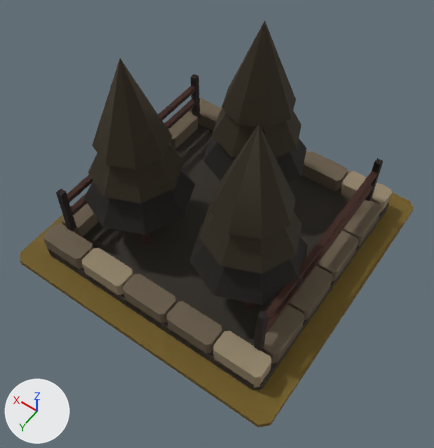
Two versions of the glTF model art/whisper-grove_t3/whisper-grove_t3.glb, one commit apart.
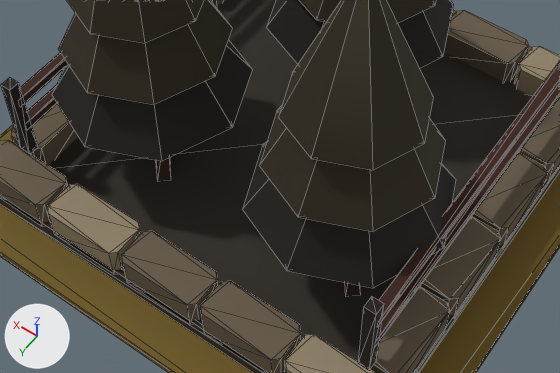
Each version appears first whole from a 50 mm lens placed at (-1.7, 2.46, 3.95), pointed at (-0.17, 0.32, 0.59), and next in a close-up on the part from 13% to 84% of the width and 33% to 79% of the height. Lighting does not change. The marker at lower left points along +X, +Y and +Z. The older version's two pictures come first. The close-ups show mesh edges as thin lines.

The older version as bpy lines, for what is in view:
```python
me_mmr___whisper_grove___t03_architecture_mesh_001 = bpy.data.meshes.new('MMR | whisper-grove | T03 Architecture Mesh.001')
me_mmr___whisper_grove___t03_architecture_mesh_001.from_pydata(...)  # 587 vertices, 970 faces; spans x -1.0..1.0, y -1.0..1.0, z 0.0..1.7
me_mmr___whisper_grove___t03_architecture_mesh_001.materials.append(mat_mmr___shared_palette_atlas)  # picture img_mmr_shared_color_palette_64
me_mmr___whisper_grove___tier_03_ground_mesh_001 = bpy.data.meshes.new('MMR | whisper-grove | Tier 03 Ground Mesh.001')
me_mmr___whisper_grove___tier_03_ground_mesh_001.from_pydata(...)  # 16 vertices, 28 faces; spans x -1.17..1.17, y -1.17..1.17, z -0.05..0.0
me_mmr___whisper_grove___tier_03_ground_mesh_001.materials.append(mat_mmr___shared_palette_atlas)  # picture img_mmr_shared_color_palette_64
ob_mmr___whisper_grove___t03_architecture_001 = bpy.data.objects.new('MMR | whisper-grove | T03 Architecture.001', me_mmr___whisper_grove___t03_architecture_mesh_001)
ob_mmr___whisper_grove___t03_architecture_001.location = (0.0, 0.0, 0.05)
ob_mmr___whisper_grove___tier_03_ground_001 = bpy.data.objects.new('MMR | whisper-grove | Tier 03 Ground.001', me_mmr___whisper_grove___tier_03_ground_mesh_001)
ob_mmr___whisper_grove___tier_03_ground_001.location = (0.0, 0.0, 0.05)
```
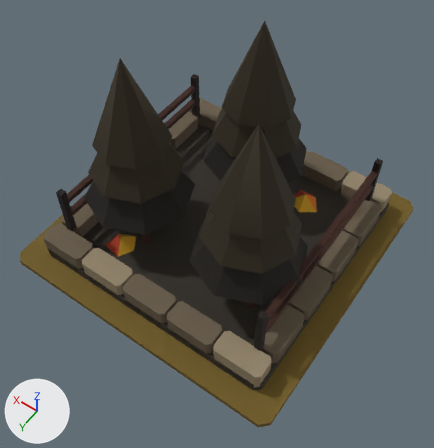
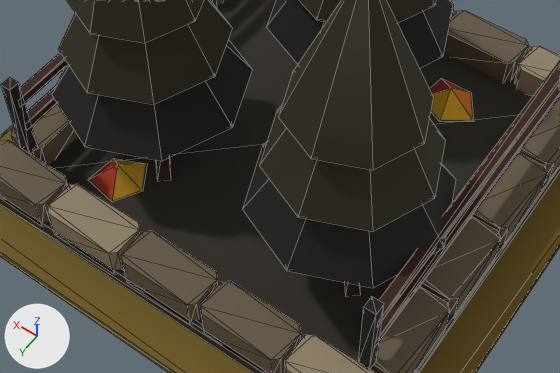
Boxes [x1, y1, x2, y2] around the edits, measured in the close-ups (560 x 373 px):
'MMR | whisper-grove | T03 Autumn Dressing.001', added
    after: [90, 79, 472, 200]

Patch to the scene script:
```diff
--- a/art/whisper-grove_t3/whisper-grove_t3.glb.py
+++ b/art/whisper-grove_t3/whisper-grove_t3.glb.py
@@ me_mmr___whisper_grove___t03_autumn_dressing_001 @@
+me_mmr___whisper_grove___t03_autumn_dressing_001.from_pydata(...)  # 24 vertices, 20 faces; spans x -0.659..0.629, y -0.68..0.746, z 0.085..0.185
+me_mmr___whisper_grove___t03_autumn_dressing_001.materials.append(mat_mmr___shared_palette_atlas)  # picture img_mmr_shared_color_palette_64
@@ ob_mmr___whisper_grove___t03_autumn_dressing_001 @@
+ob_mmr___whisper_grove___t03_autumn_dressing_001 = bpy.data.objects.new('MMR | whisper-grove | T03 Autumn Dressing.001', me_mmr___whisper_grove___t03_autumn_dressing_001)
+ob_mmr___whisper_grove___t03_autumn_dressing_001.location = (0.0, 0.0, 0.05)
```
